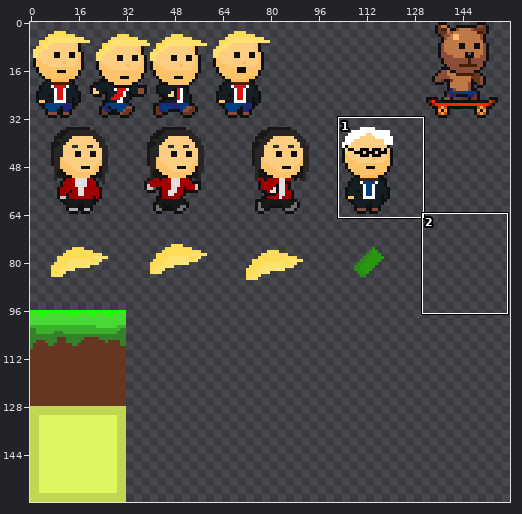
One commit to this sprite sheet: source/public/assets/sprites.png. The picture above shows the old version from afar; the outline marks the close-up.
Close-up. Before the edit:
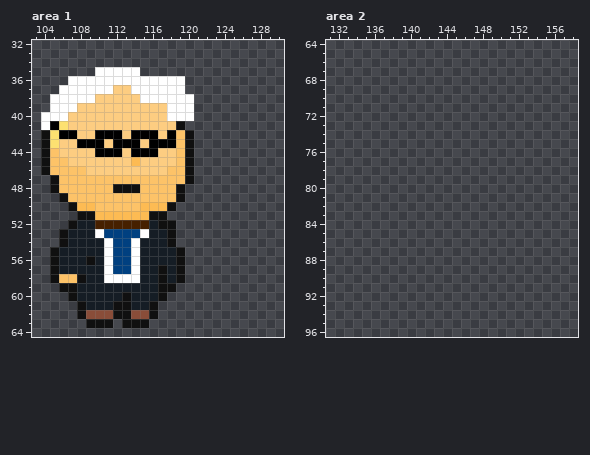
The file is 160x160 pixels. Pixels under 10% opacity are left out. Colours within 5 levels of each other are drawn and written as one. Shown: area 1: x 103..130, y 32..64; area 2: x 131..158, y 64..96.
After the commit:
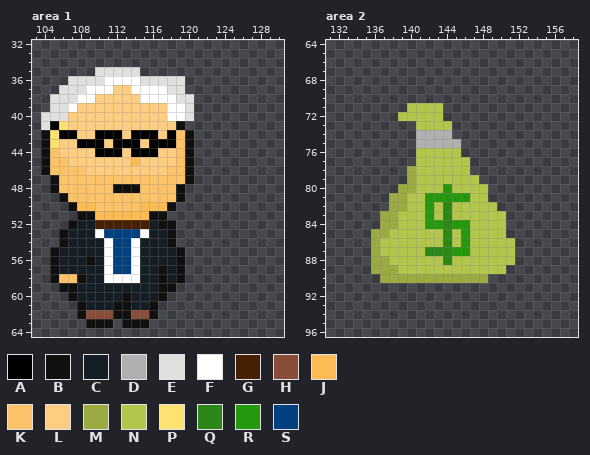
Palette (. is transparent): A #000000  B #101010  C #151d25  D #b0b0b0  E #e0e0e0  F #ffffff  G #462000  H #894d39  J #fdbb53  K #fdc368  L #fdcd81  M #9bab42  N #b3c64c  P #fde171  Q #2a8718  R #25980e  S #004080
Difference:
Area 1:
y 35: x 110..114 FFFFF -> EEEEE
y 36: x 107..110 FFFF -> EEEE; x 115..119 FFFFF -> EEEEE
y 37: x 106..108 FFF -> EEE; x 118..119 FF -> EE
y 38: x 105..107 FFF -> EEE; x 119..120 FF -> EE
y 39: x 105..106 FF -> EE; x 120 F -> E
y 40: x 104..106 FFF -> EEE; x 120 F -> E
y 41: x 104 F -> E
Area 2:
y 71: x 140..143 .... -> NNNN
y 72: x 139..143 ..... -> NNNNN
y 73: x 141..144 .... -> NNNN
y 74: x 141..144 .... -> DDDD
y 75: x 141..145 ..... -> DDDDD
y 76: x 141..145 ..... -> NNNNN
y 77: x 141..146 ...... -> NNNNNN
y 78: x 140..146 ....... -> MNNNNNN
y 79: x 140..147 ........ -> MNNNNNNN
y 80: x 139..148 .......... -> MMNNNRNNNN
y 81: x 138..148 ........... -> MMNNRRRRRNN
y 82: x 138..149 ............ -> MMNNRNQNNNNN
y 83: x 137..150 .............. -> MMNNNRNQNNNNNN
y 84: x 137..150 .............. -> MMNNNRRQRRNNNN
y 85: x 136..150 ............... -> MMNNNNNNQNRNNNN
y 86: x 136..151 ................ -> MNNNNNNNQNRNNNNN
y 87: x 136..151 ................ -> MNNNNNQQQRRNNNNN
y 88: x 136..151 ................ -> MMNNNNNNQNNNNNNN
y 89: x 136..150 ............... -> MMMNNNNNNNNNNNN
y 90: x 137..148 ............ -> MMMMMMMMMMMM
Boxes around the changes in both close-ups, in picture pixels (x1, y1, x2, y2):
changed: (41, 67, 194, 130)
added: (371, 103, 515, 283)
